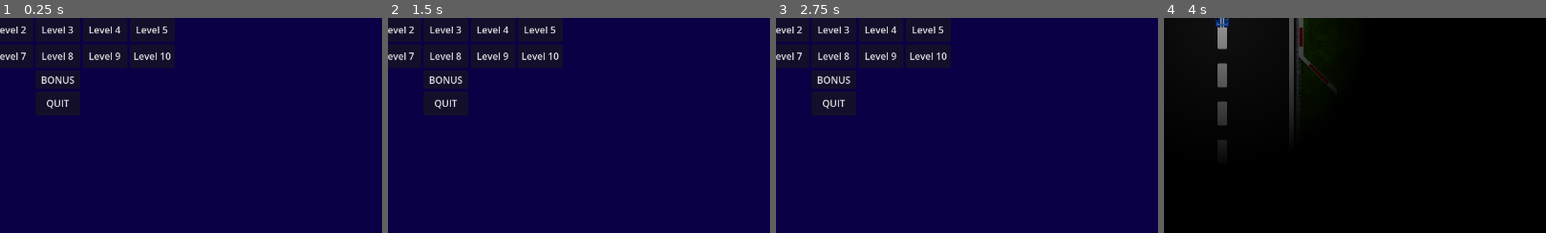
Above: before the commit, frames 1-4 (left to right).
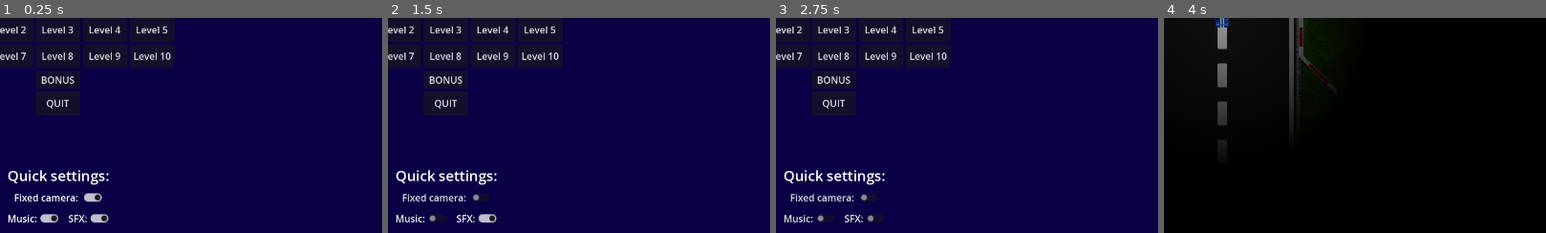
Above: after the commit, the same moments.

Repository: gureckyfrantisek/night_rider
Game: Godot game, scene res://scenes/main_menu.tscn
Same seed, same stepped clock (60 frames per second), same inputs: the game is played once before the commit and once after it.
Inputs (mouse positions are % of the whole screen's width and height, from its top left):
- Up to frame 1 (0.25 s): no input
- Up to frame 2 (1.5 s): click (50, 92) at 0.5 s, where only the run after the commit has a clickable "Fixed camera:"; click (47, 97) at 1.25 s, where only the run after the commit has a clickable "Music:"
- Up to frame 3 (2.75 s): click (54, 97) at 2 s, where only the run after the commit has a clickable "SFX:"
- Up to frame 4 (4 s): click "Level 1" at 2.75 s; tap Enter (ui_accept) at 3.5, 3.77 s; move the mouse to (72, 45) at 3.52 s; hold D (steer_right) from 3.53 s (still down)
The pictures show only the part of the screen within x 42-92%, y 50-100%; the shares and areas given below are measured in that part.

The runs differ from the first frame. In frame 1, 1.9% of the frame differs, in the area x 2-29%, y 70-96%; in frame 2, 1.6%; in frame 3, 1.4%; in frame 4, nothing differs.

Commit message:
feat: Add basic settings
Toggle between fixed and not fixed, SFX or not and will also make music for the game, so there's a toggle

Diff:
--- a/project.godot
+++ b/project.godot
@@ -18,6 +18,7 @@
 [autoload]
 
 Times="*res://times.gd"
+Settings="*res://settings.gd"
 
 [display]
 
@@ -32,24 +33,28 @@
 "deadzone": 0.2,
 "events": [Object(InputEventKey,"resource_local_to_scene":false,"resource_name":"","device":-1,"window_id":0,"alt_press …(192 unchanged characters)…
 , Object(InputEventJoypadMotion,"resource_local_to_scene":false,"resource_name":"","device":-1,"axis":5,"axis_value":1.0,"script":null)
+, Object(InputEventKey,"resource_local_to_scene":false,"resource_name":"","device":-1,"window_id":0,"alt_pressed":false,"shift_pressed":false,"ctrl_pressed":false,"meta_pressed":false,"pressed":false,"keycode":0,"physical_keycode":4194320,"key_label":0,"unicode":0,"location":0,"echo":false,"script":null)
 ]
 }
 brake={
 "deadzone": 0.2,
 "events": [Object(InputEventKey,"resource_local_to_scene":false,"resource_name":"","device":-1,"window_id":0,"alt_press …(192 unchanged characters)…
 , Object(InputEventJoypadMotion,"resource_local_to_scene":false,"resource_name":"","device":-1,"axis":4,"axis_value":1.0,"script":null)
+, Object(InputEventKey,"resource_local_to_scene":false,"resource_name":"","device":-1,"window_id":0,"alt_pressed":false,"shift_pressed":false,"ctrl_pressed":false,"meta_pressed":false,"pressed":false,"keycode":0,"physical_keycode":4194322,"key_label":0,"unicode":0,"location":0,"echo":false,"script":null)
 ]
 }
 steer_left={
 "deadzone": 0.2,
 "events": [Object(InputEventKey,"resource_local_to_scene":false,"resource_name":"","device":-1,"window_id":0,"alt_press …(191 unchanged characters)…
 , Object(InputEventJoypadMotion,"resource_local_to_scene":false,"resource_name":"","device":-1,"axis":0,"axis_value":-1.0,"script":null)
+, Object(InputEventKey,"resource_local_to_scene":false,"resource_name":"","device":-1,"window_id":0,"alt_pressed":false,"shift_pressed":false,"ctrl_pressed":false,"meta_pressed":false,"pressed":false,"keycode":0,"physical_keycode":4194319,"key_label":0,"unicode":0,"location":0,"echo":false,"script":null)
 ]
 }
 steer_right={
 "deadzone": 0.2,
 "events": [Object(InputEventKey,"resource_local_to_scene":false,"resource_name":"","device":-1,"window_id":0,"alt_press …(192 unchanged characters)…
 , Object(InputEventJoypadMotion,"resource_local_to_scene":false,"resource_name":"","device":-1,"axis":0,"axis_value":1.0,"script":null)
+, Object(InputEventKey,"resource_local_to_scene":false,"resource_name":"","device":-1,"window_id":0,"alt_pressed":false,"shift_pressed":false,"ctrl_pressed":false,"meta_pressed":false,"pressed":false,"keycode":0,"physical_keycode":4194321,"key_label":0,"unicode":0,"location":0,"echo":false,"script":null)
 ]
 }
 pause={
--- a/scenes/main_menu.tscn
+++ b/scenes/main_menu.tscn
@@ -123,6 +123,43 @@
 custom_minimum_size = Vector2(75, 40)
 layout_mode = 2
 text = "QUIT"
+
+[node name="Settings" type="VBoxContainer" parent="."]
+offset_top = 607.0
+offset_right = 1280.0
+offset_bottom = 676.0
+
+[node name="Label" type="Label" parent="Settings"]
+layout_mode = 2
+theme_override_font_sizes/font_size = 24
+text = "Quick settings:"
+horizontal_alignment = 1
+
+[node name="Camera" type="HBoxContainer" parent="Settings"]
+layout_mode = 2
+alignment = 1
+
+[node name="Fixed" type="CheckButton" parent="Settings/Camera"]
+layout_mode = 2
+focus_mode = 0
+button_pressed = true
+text = "Fixed camera: "
+
+[node name="Sounds" type="HBoxContainer" parent="Settings"]
+layout_mode = 2
+alignment = 1
+
+[node name="Music" type="CheckButton" parent="Settings/Sounds"]
+layout_mode = 2
+focus_mode = 0
+button_pressed = true
+text = "Music:"
+
+[node name="Sounds" type="CheckButton" parent="Settings/Sounds"]
+layout_mode = 2
+focus_mode = 0
+button_pressed = true
+text = "SFX:"
 
 [connection signal="mouse_entered" from="Levels/LevelsTop/Level1" to="." method="_on_level_1_mouse_entered"]
 [connection signal="mouse_exited" from="Levels/LevelsTop/Level1" to="." method="_on_level_1_mouse_exited"]
@@ -158,3 +195,6 @@
 [connection signal="mouse_exited" from="Levels/BONUS/Bonus" to="." method="_on_bonus_mouse_exited"]
 [connection signal="pressed" from="Levels/BONUS/Bonus" to="." method="_on_bonus_pressed"]
 [connection signal="pressed" from="Levels/QuitContainer/Quit" to="." method="_on_quit_pressed"]
+[connection signal="toggled" from="Settings/Camera/Fixed" to="." method="_on_fixed_toggled"]
+[connection signal="toggled" from="Settings/Sounds/Music" to="." method="_on_music_toggled"]
+[connection signal="toggled" from="Settings/Sounds/Sounds" to="." method="_on_sounds_toggled"]
--- a/scenes/player.tscn
+++ b/scenes/player.tscn
@@ -77,6 +77,12 @@
 shape = SubResource("CapsuleShape2D_onrkg")
 
 [node name="Camera2D" type="Camera2D" parent="."]
+rotation = 1.5708
+ignore_rotation = false
+position_smoothing_enabled = true
+position_smoothing_speed = 15.0
+rotation_smoothing_enabled = true
+rotation_smoothing_speed = 2.5
 
 [node name="PauseMenu" parent="." instance=ExtResource("5_ur7pv")]
 visible = false
--- a/scripts/main_menu.gd
+++ b/scripts/main_menu.gd
@@ -4,6 +4,9 @@
 
 func _ready():
 	get_tree().paused = false
+	$Settings/Camera/Fixed.button_pressed = Settings.camera_fixed
+	$Settings/Sounds/Music.button_pressed = Settings.music
+	$Settings/Sounds/Sounds.button_pressed = Settings.sounds
 
 func _on_level_1_mouse_entered():
 	if Times.level1 == null:
@@ -152,3 +155,18 @@
 
 func _on_bonus_mouse_exited() -> void:
 	$Levels/BONUS/Bonus.text = 'BONUS'
+
+
+func _on_fixed_toggled(toggled_on: bool) -> void:
+	Settings.camera_fixed = $Settings/Camera/Fixed.button_pressed
+	Settings.save_settings()
+
+
+func _on_music_toggled(toggled_on: bool) -> void:
+	Settings.music = $Settings/Sounds/Music.button_pressed
+	Settings.save_settings()
+
+
+func _on_sounds_toggled(toggled_on: bool) -> void:
+	Settings.sounds = $Settings/Sounds/Sounds.button_pressed
+	Settings.save_settings()
--- a/scripts/player.gd
+++ b/scripts/player.gd
@@ -52,6 +52,10 @@
 #var slip_speed = 200
 #var traction_slow = 2.5
 #var traction_fast = 1.25
+
+func _ready():
+	setup_camera()
+	setup_sounds()
 
 func get_input(delta):
 	var turn = Input.get_axis("steer_left", "steer_right")
@@ -134,6 +138,27 @@
 		if c.get_collider() is RigidBody2D:
 			c.get_collider().apply_central_impulse(-c.get_normal() * last_velo.length()/10)
 
+func setup_camera():
+	if not Settings.camera_fixed:
+		$Camera2D.ignore_rotation = false
+		$Camera2D.position_smoothing_enabled = false
+		$Camera2D.rotation_smoothing_enabled = false
+	else:
+		$Camera2D.ignore_rotation = true
+		$Camera2D.position_smoothing_enabled = true
+		$Camera2D.position_smoothing_speed = 15.0
+		$Camera2D.rotation_smoothing_enabled = true
+		$Camera2D.rotation_smoothing_speed = 2.5
+
+func setup_sounds():
+	var sounds = $Sounds.get_children()
+
+	if Settings.sounds:
+		for sound in sounds:
+			sound.volume_db = 0
+	else:
+		for sound in sounds:
+			sound.volume_linear = 0
 
 func _on_grass_body_entered(body):
 	is_on_grass = true
--- /dev/null
+++ b/settings.gd
@@ -0,0 +1,39 @@
+extends Node
+
+# Variables
+var music = true
+var sounds = true
+var camera_fixed = true
+
+# File saving
+const SAVE_FILE_PATH := "user://settings.json"
+
+# Called when the game starts
+func _ready():
+	load_data()
+
+func save_settings():
+	var data = {
+		"music": music,
+		"sounds": sounds,
+		"camera_fixed": camera_fixed
+	}
+
+	var file = FileAccess.open(SAVE_FILE_PATH, FileAccess.WRITE)
+	if file:
+		file.store_string(JSON.stringify(data))
+		file.close()
+
+func load_data():
+	if not FileAccess.file_exists(SAVE_FILE_PATH):
+		return
+
+	var file = FileAccess.open(SAVE_FILE_PATH, FileAccess.READ)
+	if file:
+		var content = file.get_as_text()
+		file.close()
+		var result = JSON.parse_string(content)
+		if typeof(result) == TYPE_DICTIONARY:
+			music = result.get("music", true)
+			sounds = result.get("sounds", true)
+			camera_fixed = result.get("camera_fixed", true)
Not shown, added: settings.gd.uid
